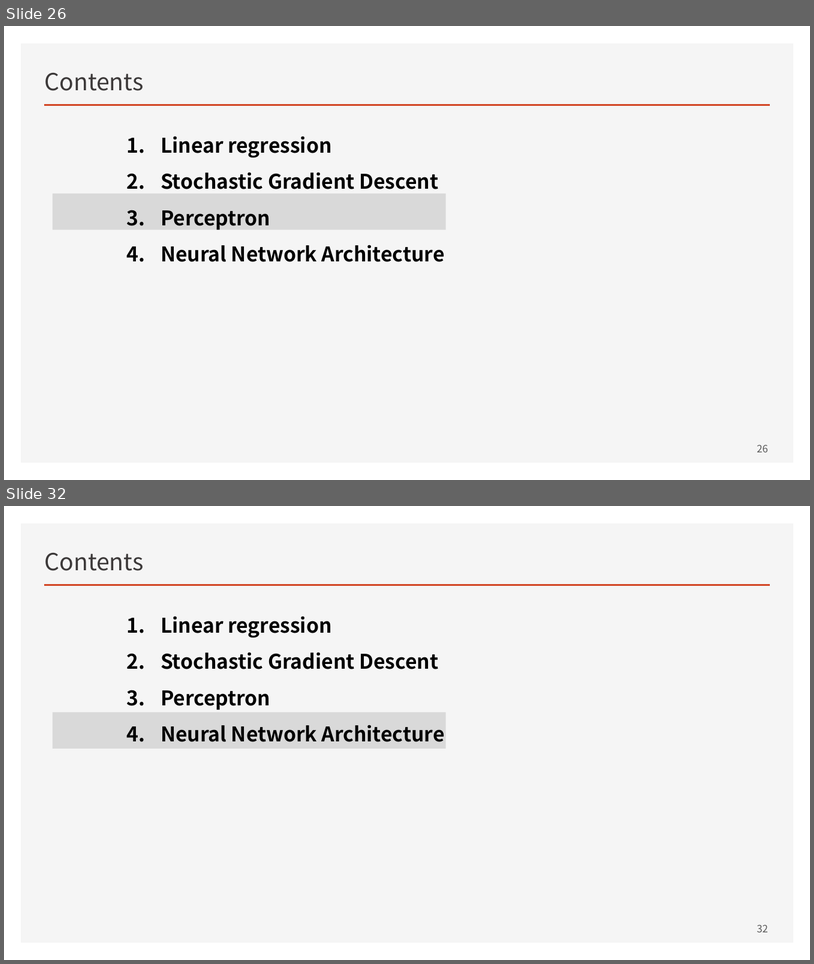
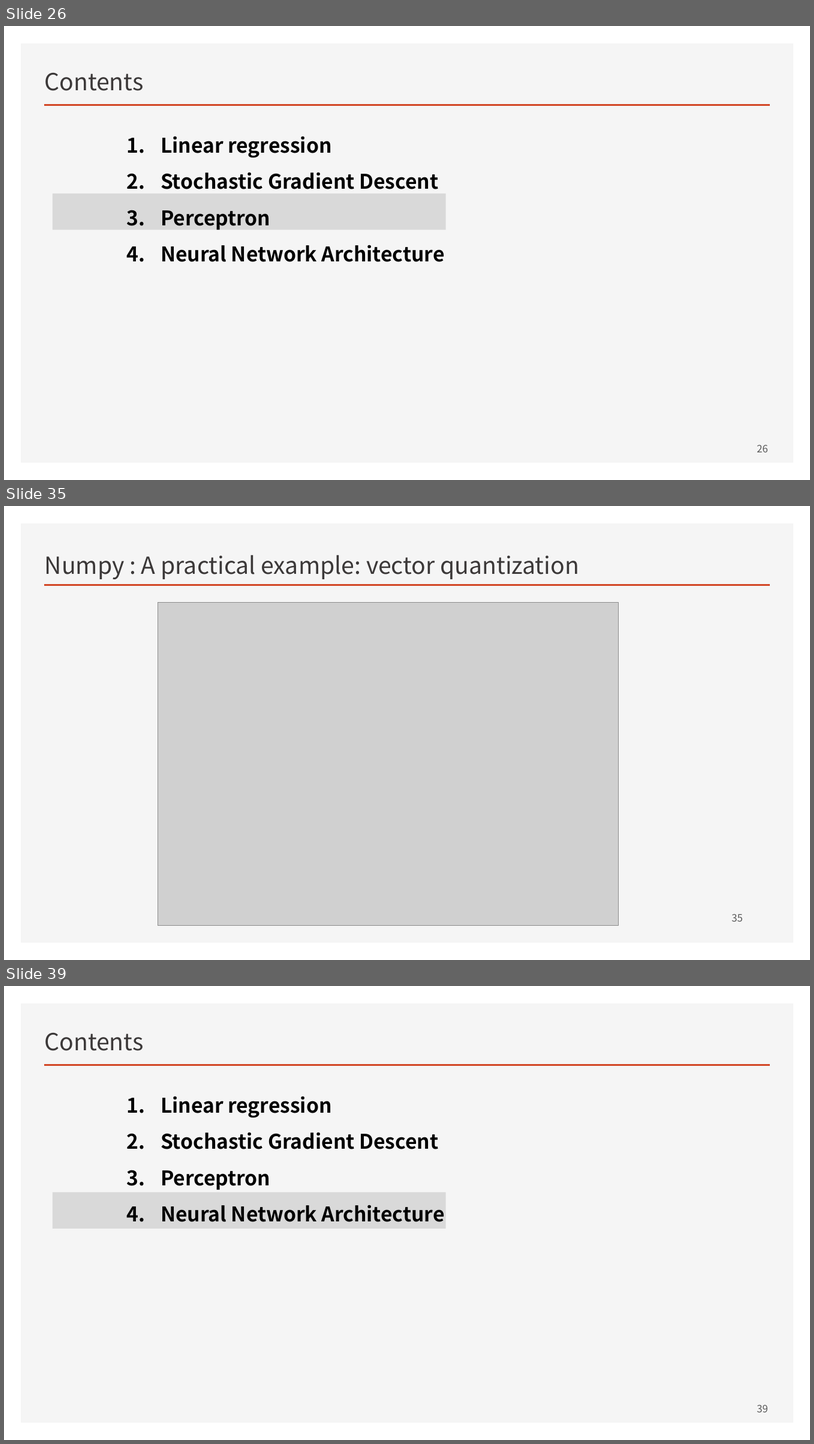
Before and after one commit to ancestor9/mathematics-for-machine-learning, a slide deck: Linear_Algebra/w4_Perceptron_Regression.pptx. Shown one above the other, each under a label of ours: slides 26 and 32 before the commit, slides 26, 35 and 39 after it; the slides between them are not shown. The pictures are 814x964 and 814x1444 pixels, drawn with LibreOffice and Linux fonts; fonts in the diff are those of the drawing; grey boxes stand for pictures; background and template pictures are left out. Boxes give left, top, right and bottom in pixels: in the first picture for what was removed or moved away, otherwise in the second. Text is boxed around its words. In the diff, an @@ line names an element or a change of style, - is before the commit and + after.

```diff
--- a/Linear_Algebra/w4_Perceptron_Regression.pptx
+++ b/Linear_Algebra/w4_Perceptron_Regression.pptx
@@ slide 35 added at <box>4,506,810,960</box>, background #FFFFFF; not listed: 2 template elements that a slide beside it also shows @@
@@ text added at <box>45,555,579,579</box>, 28 pt, text #3B3838 @@
+Numpy : A practical example: vector quantization
@@ picture added at <box>158,602,618,925</box> @@
@@ page number added at <box>732,913,743,921</box>, 12 pt, text #595959 @@
+35
@@ what was slide 32 is now slide 39 @@
@@ page number at <box>757,1404,768,1412</box>: text changed @@
-32
+39
```
Also in this commit, not shown: 9 slides changed, 6 other slides added.
